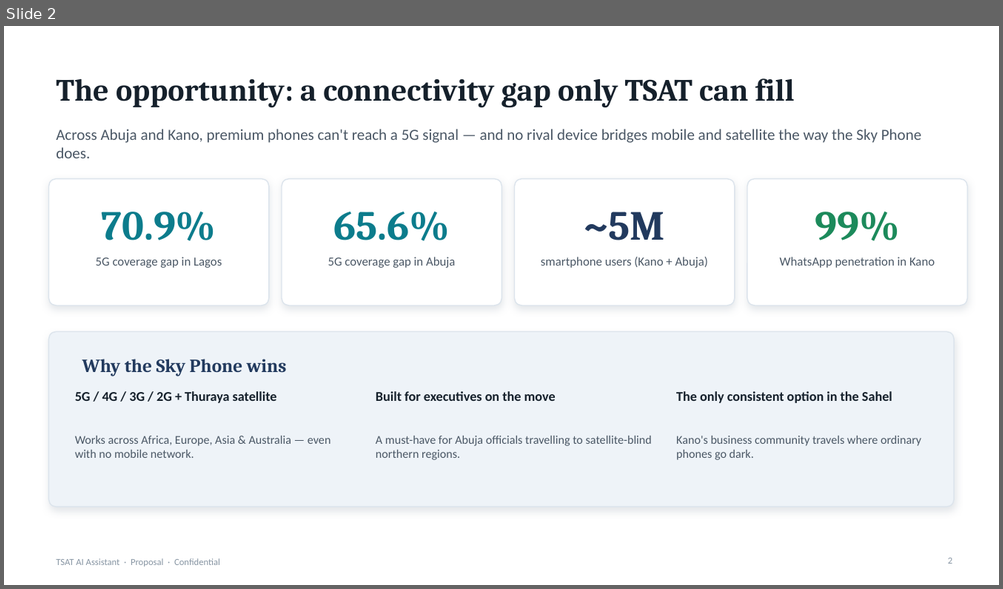
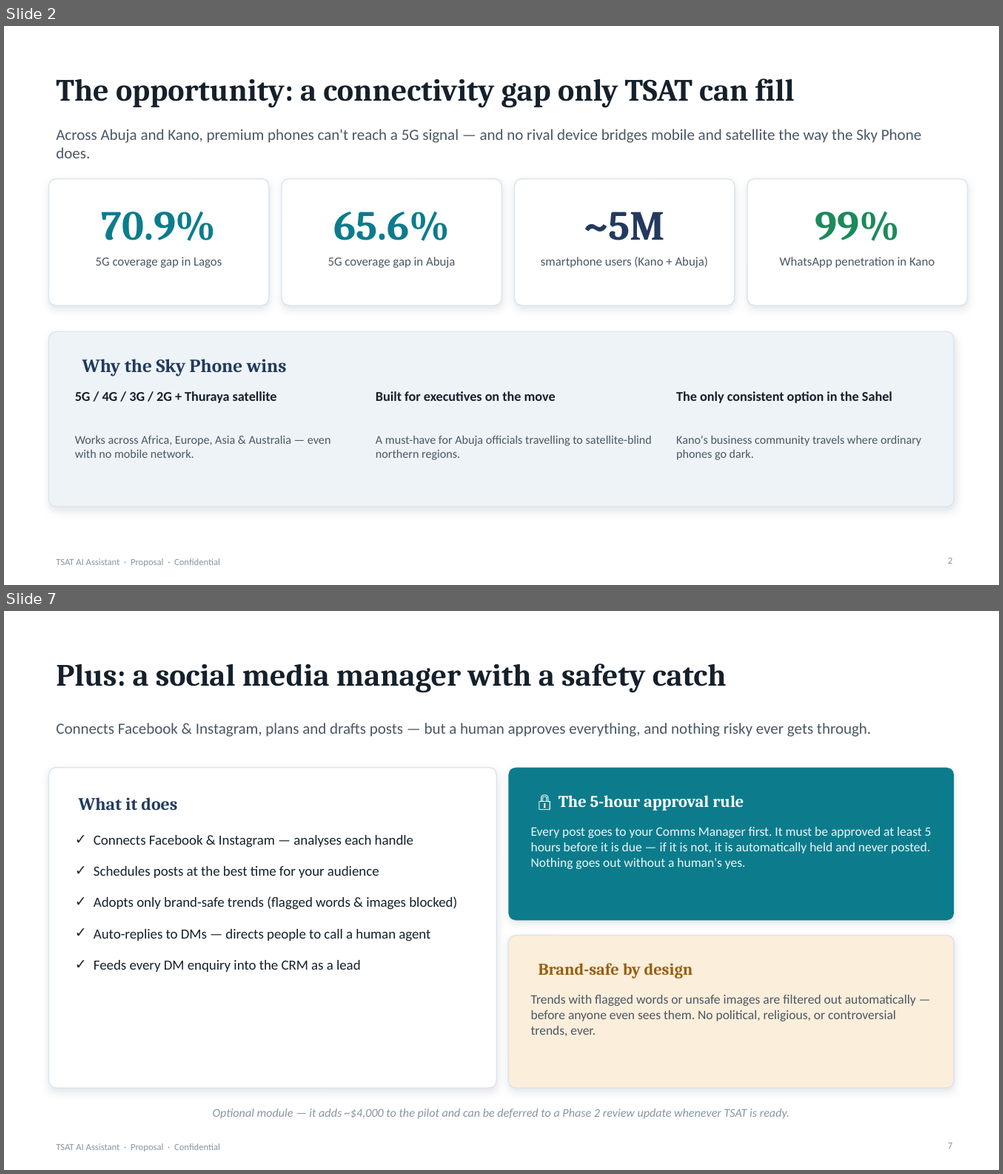
Before and after one commit to Bekaji/Bekaji, a slide deck: tsat-ai-assistant/TSAT_AI_Assistant_Pitch_Deck.pptx. Shown one above the other, each under a label of ours: slide 2 before the commit, slides 2 and 7 after it; the slides between them are not shown. The pictures are 1003x589 and 1003x1174 pixels, drawn with LibreOffice and Linux fonts; fonts in the diff are those of the drawing. Boxes give left, top, right and bottom in pixels: in the first picture for what was removed or moved away, otherwise in the second. Text is boxed around its words. In the diff, an @@ line names an element or a change of style, - is before the commit and + after.

```diff
--- a/tsat-ai-assistant/TSAT_AI_Assistant_Pitch_Deck.pptx
+++ b/tsat-ai-assistant/TSAT_AI_Assistant_Pitch_Deck.pptx
@@ slide 7 added at (x1=4, y1=611, x2=999, y2=1170), background #FFFFFF; not listed: 1 template element that a slide beside it also shows @@
@@ title added at (x1=56, y1=664, x2=726, y2=693), 30 pt, text #15202B, bold @@
+Plus: a social media manager with a safety catch
@@ text added at (x1=56, y1=723, x2=871, y2=737), 15 pt, text #4A5765 @@
+Connects Facebook & Instagram, plans and drafts posts — but a human approves everything, and nothing risky ever gets through.
@@ rounded rectangle added at (x1=48, y1=768, x2=496, y2=1088), fill #FFFFFF, outline #DCE4EC 1 pt @@
@@ rounded rectangle added at (x1=509, y1=768, x2=954, y2=920), fill #0C7C8C @@
@@ text added at (x1=79, y1=797, x2=177, y2=810), 17 pt, text #223A5E, bold @@
+What it does
@@ text added at (x1=558, y1=795, x2=743, y2=811), 16 pt, text #FFFFFF, bold @@
+🔒 The 5-hour approval rule
@@ text added at (x1=531, y1=827, x2=931, y2=869), 12.5 pt, text #EAF6F7 @@
+Every post goes to your Comms Manager first. It must be approved at least 5 hours before it is due — if it is not, it is automatically held and never posted. Nothing goes out without a human's yes.
@@ text added at (x1=94, y1=835, x2=457, y2=972), 13.5 pt, text #15202B @@
+✓ Connects Facebook & Instagram — analyses each handle
+✓ Schedules posts at the best time for your audience
+✓ Adopts only brand-safe trends (flagged words & images blocked)
+✓ Auto-replies to DMs — directs people to call a human agent
+✓ Feeds every DM enquiry into the CRM as a lead
@@ rounded rectangle added at (x1=509, y1=936, x2=954, y2=1088), fill #FBEEDA, outline #DCE4EC 1 pt @@
@@ text added at (x1=538, y1=963, x2=693, y2=979), 16 pt, text #9A5E12, bold @@
+Brand-safe by design
@@ text added at (x1=531, y1=995, x2=916, y2=1037), 12.5 pt, text #4A5765 @@
+Trends with flagged words or unsafe images are filtered out automatically — before anyone even sees them. No political, religious, or controversial trends, ever.
@@ text added at (x1=213, y1=1109, x2=789, y2=1119), 11.5 pt, text #8795A3, italic @@
+Optional module — it adds ~$4,000 to the pilot and can be deferred to a Phase 2 review update whenever TSAT is ready.
@@ page number added at (x1=948, y1=1143, x2=952, y2=1149), 9 pt, text #8795A3 @@
+7
```
Also in this commit, not shown: 13 slides changed, 2 other files.
